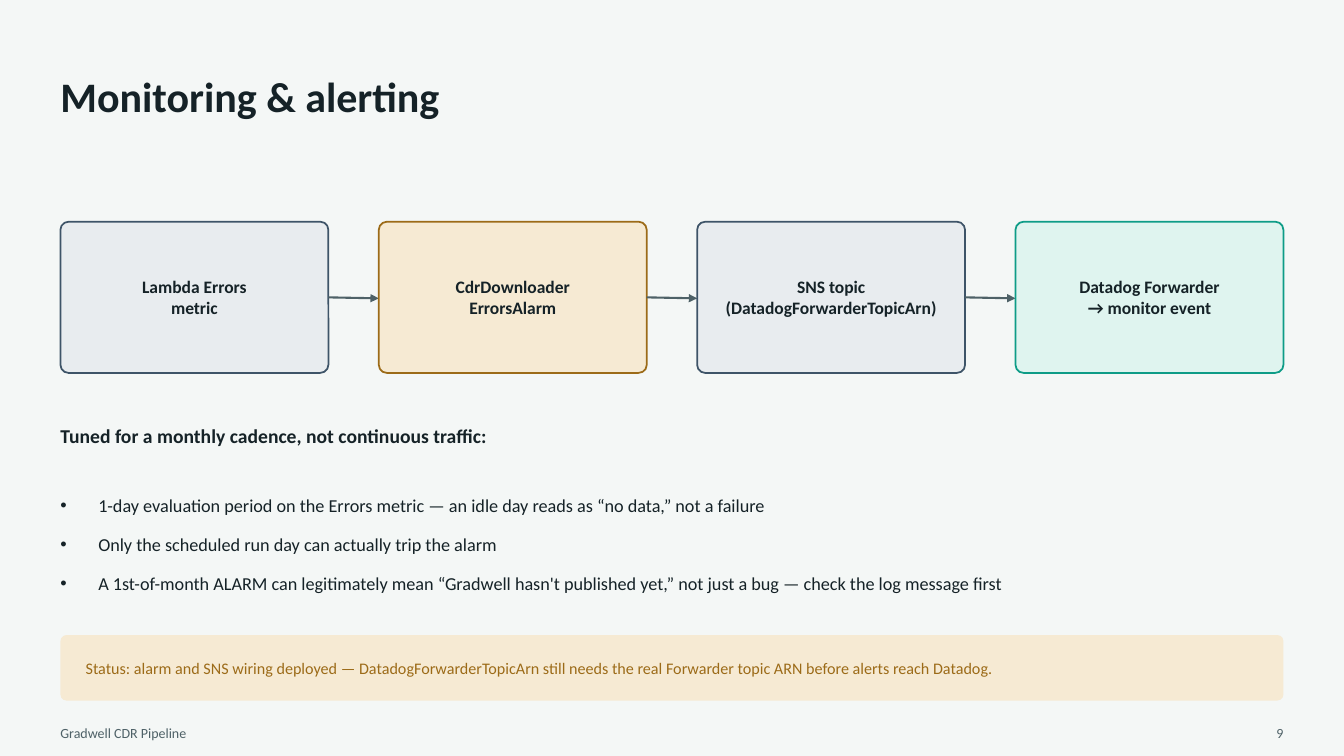
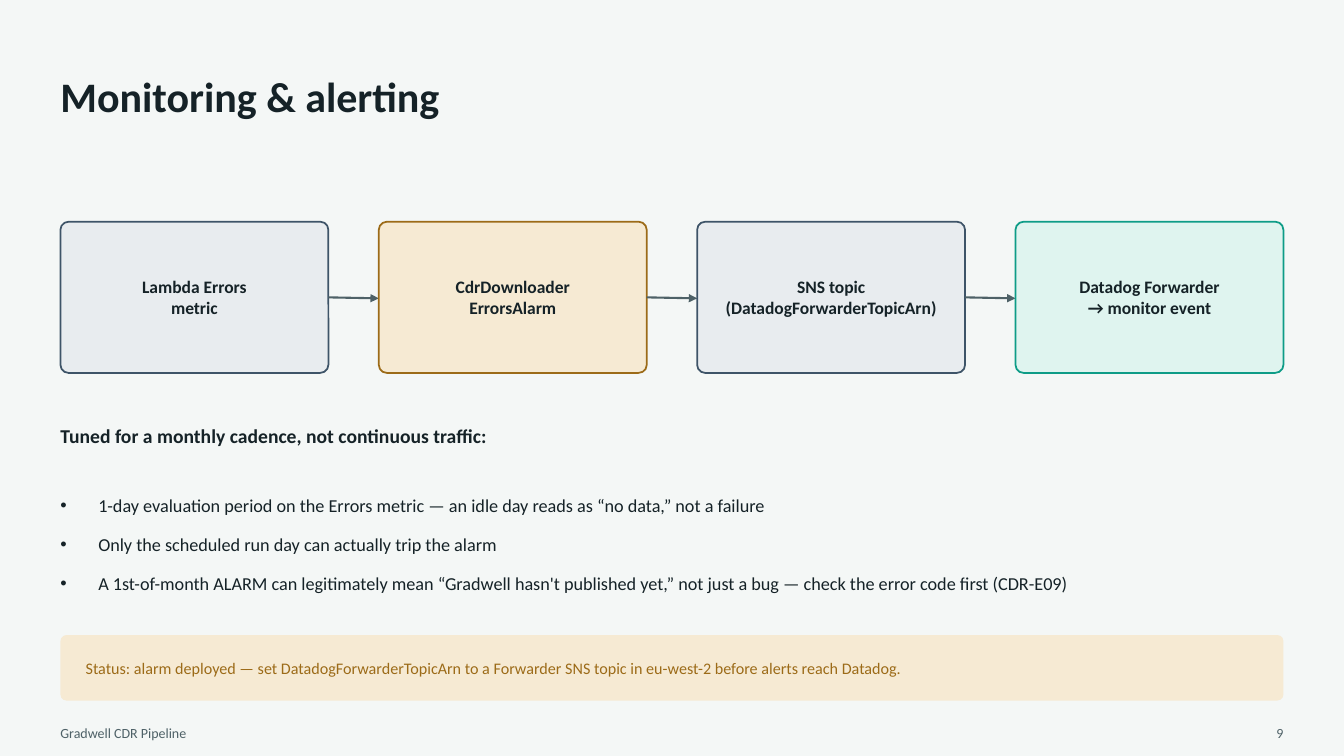
Before and after one commit to owenid/portal_login_automation_for_sdr_download, a slide deck: slide 9 of Gradwell-CDR-Pipeline-Solution-Overview.pptx. Drawn at 1344x756 pixels with LibreOffice and Linux fonts; fonts in the diff are those of the drawing. Boxes give left, top, right and bottom in pixels: in the first picture for what was removed or moved away, otherwise in the second. Text is boxed around its words. In the diff, an @@ line names an element or a change of style, - is before the commit and + after.

```diff
--- a/Gradwell-CDR-Pipeline-Solution-Overview.pptx
+++ b/Gradwell-CDR-Pipeline-Solution-Overview.pptx
@@ text at (x1=98, y1=577, x2=1068, y2=593): text changed @@
-• A 1st-of-month ALARM can legitimately mean “Gradwell hasn't published yet,” not just a bug — check the log message first
+• A 1st-of-month ALARM can legitimately mean “Gradwell hasn't published yet,” not just a bug — check the error code first (CDR-E09)
@@ text at (x1=86, y1=663, x2=901, y2=677): text changed @@
-Status: alarm and SNS wiring deployed — DatadogForwarderTopicArn still needs the real Forwarder topic ARN before alerts reach Datadog.
+Status: alarm deployed — set DatadogForwarderTopicArn to a Forwarder SNS topic in eu-west-2 before alerts reach Datadog.
```
Also in this commit, not shown: 8 other slides changed, 3 other files.
